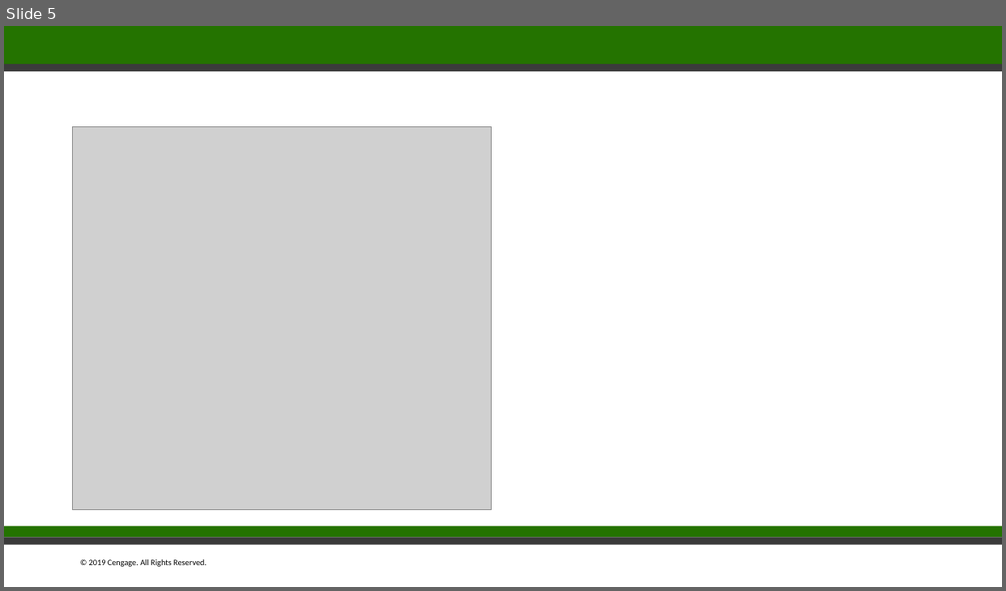
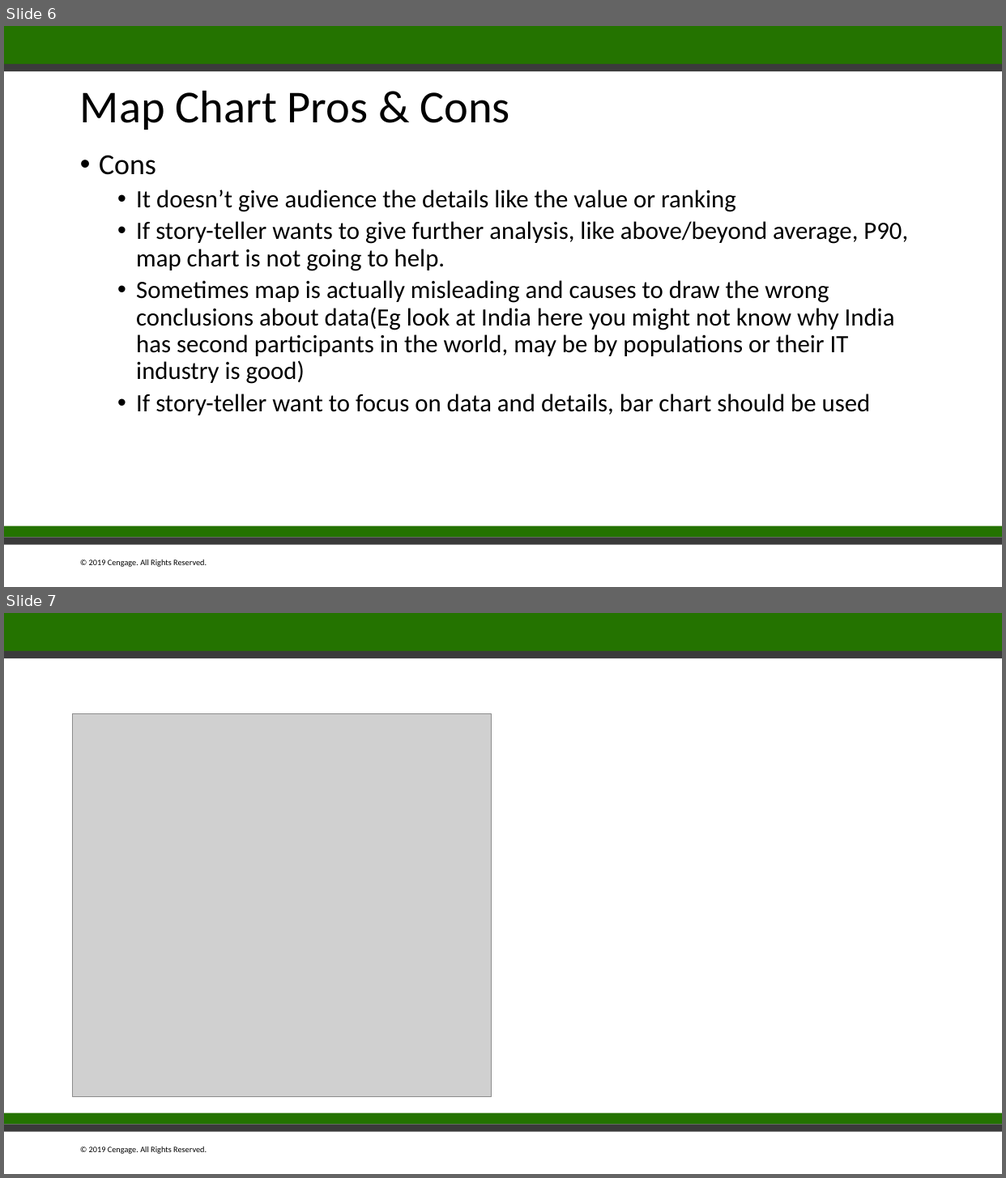
Before and after one commit to billyean/anna, a slide deck: Stackoverflow Programmer's Story.pptx. Shown one above the other, each under a label of ours: slide 5 before the commit, slides 6 and 7 after it. The pictures are 1006x591 and 1006x1178 pixels, drawn with LibreOffice and Linux fonts; fonts in the diff are those of the drawing; grey boxes stand for pictures. Boxes give left, top, right and bottom in pixels: in the first picture for what was removed or moved away, otherwise in the second. Text is boxed around its words. In the diff, an @@ line names an element or a change of style, - is before the commit and + after.

Commit message:
Add chart pro and cons

```diff
--- a/Stackoverflow Programmer's Story.pptx
+++ b/Stackoverflow Programmer's Story.pptx
@@ slide 6 added at bbox=[4, 26, 1002, 587], background #FFFFFF; not listed: 5 template elements that a slide beside it also shows @@
@@ title added at bbox=[80, 90, 510, 130], 44 pt, text #000000 @@
+Map Chart Pros & Cons
@@ text added at bbox=[99, 155, 908, 416], 24 pt, text #000000 @@
+• Cons
+  • It doesn’t give audience the details like the value or ranking
+  • If story-teller wants to give further analysis, like above/beyond average, P90, map chart is not going to help.
+  • Sometimes map is actually misleading and causes to draw the wrong conclusions about data(Eg look at India here you might not know why India has second participants in the world, may be by populations or their IT industry is good)
+  • If story-teller want to focus on data and details, bar chart should be used
@@ what was slide 5 is now slide 7 @@
```
Also in this commit, not shown: 1 slide changed, 8 other slides added, 1 slide removed.
